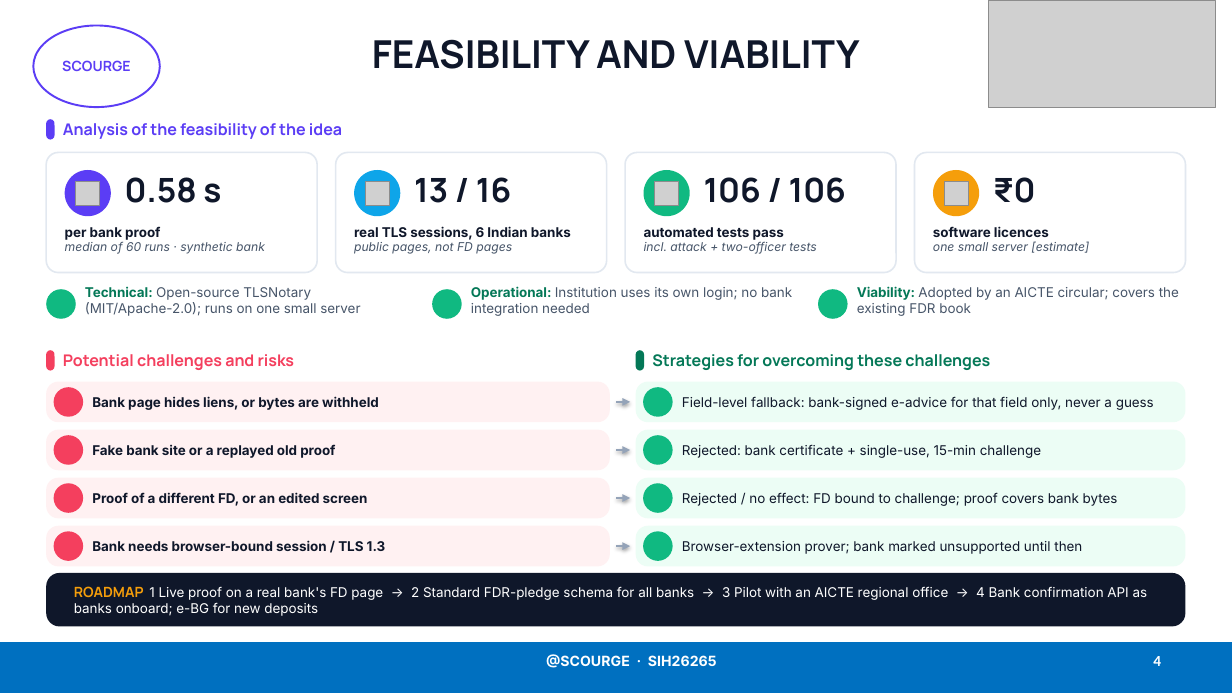
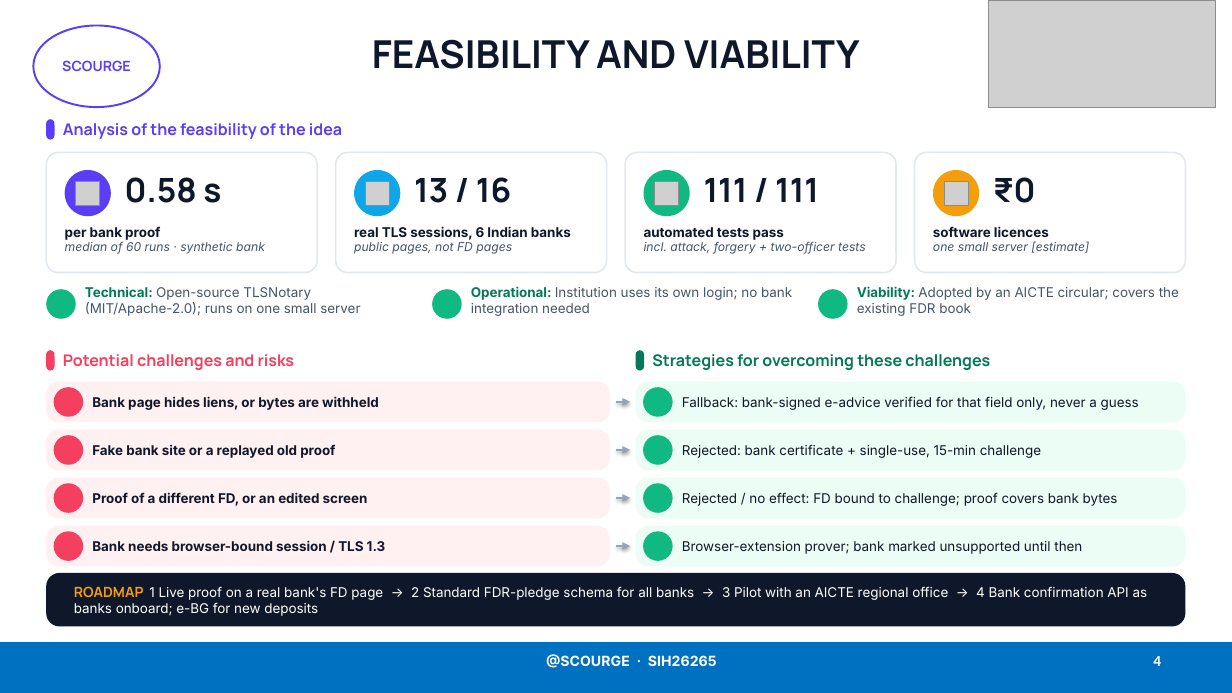
Before and after one commit to Lakki007/Arnavax-Scourge-SIH26265, a slide deck: slide 4 of docs/ppt/Scourge_SIH26265_Idea.pptx. Drawn at 1232x693 pixels with LibreOffice and Linux fonts; fonts in the diff are those of the drawing; grey boxes stand for pictures; background and template pictures are left out. Boxes give left, top, right and bottom in pixels: in the first picture for what was removed or moved away, otherwise in the second. Text is boxed around its words. In the diff, an @@ line names an element or a change of style, - is before the commit and + after.

```diff
--- a/docs/ppt/Scourge_SIH26265_Idea.pptx
+++ b/docs/ppt/Scourge_SIH26265_Idea.pptx
@@ text at [704,178,819,202]: text changed @@
-106 / 106
+111 / 111
@@ text at [644,241,866,254]: text changed @@
-incl. attack + two-officer tests
+incl. attack, forgery + two-officer tests
@@ text at [682,396,1139,410]: text changed @@
-Field-level fallback: bank-signed e-advice for that field only, never a guess
+Fallback: bank-signed e-advice verified for that field only, never a guess
```
Also in this commit, not shown: 2 other slides changed, 14 other files.
